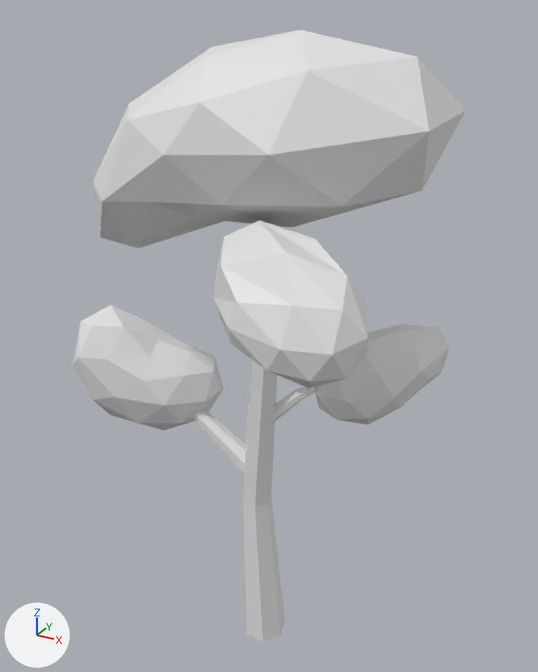
Two versions of the Blender file Assets/Meshes/Nature/tree_lowpolay_1.blend, one commit apart.
The view is the same before and after, from a camera (50 mm lens) standing at (19.7, -35.1, 40.0) and looking at (-0.7, 1.9, 21.5). Arrows for +X, +Y and +Z are at lower left; the lights stay in place.

Script lines for the objects in view, before the commit:
```python
me_circle_001 = bpy.data.meshes.new('Circle.001')
me_circle_001.from_pydata(...)  # 133 vertices, 107 faces; spans x -9.0..5.3, y -5.8..2.2, z 0.0..33.5
me_icosphere = bpy.data.meshes.new('Icosphere')
me_icosphere.from_pydata(...)  # 42 vertices, 80 faces; spans x -13.9..19.6, y -20.2..17.5, z -14.1..28.7
me_icosphere_001 = bpy.data.meshes.new('Icosphere.001')
me_icosphere_001.from_pydata(...)  # 42 vertices, 80 faces; spans x -6.3..9.5, y -6.5..12.0, z -5.2..7.6
me_icosphere_002 = bpy.data.meshes.new('Icosphere.002')
me_icosphere_002.from_pydata(...)  # 42 vertices, 80 faces; spans x -5.3..6.0, y -6.8..8.9, z -9.1..6.7
me_icosphere_003 = bpy.data.meshes.new('Icosphere.003')
me_icosphere_003.from_pydata(...)  # 42 vertices, 80 faces; spans x -8.0..10.7, y -13.1..7.4, z -8.2..8.9
ob_circle = bpy.data.objects.new('Circle', me_circle_001)
ob_circle.location = (0.0, 0.0, 0.0)
ob_icosphere = bpy.data.objects.new('Icosphere', me_icosphere)
ob_icosphere.location = (-9.49, 0.52, 16.61)
ob_icosphere.scale = (0.279, 0.189, 0.205)
ob_icosphere_001 = bpy.data.objects.new('Icosphere.001', me_icosphere_001)
ob_icosphere_001.location = (5.7, 3.83, 18.86)
ob_icosphere_001.rotation_euler = (0.0, 0.0, 0.605)  # degrees (0, 0, 35)
ob_icosphere_001.scale = (0.594, 0.354, 0.474)
ob_icosphere_002 = bpy.data.objects.new('Icosphere.002', me_icosphere_002)
ob_icosphere_002.location = (-1.46, -0.25, 34.17)
ob_icosphere_002.rotation_euler = (0.0444, -0.232, -0.0095)  # degrees (2.5, -13, -0.5)
ob_icosphere_002.scale = (1.81, 0.884, 0.633)
ob_icosphere_003 = bpy.data.objects.new('Icosphere.003', me_icosphere_003)
ob_icosphere_003.location = (5.54, -6.09, 27.4)
ob_icosphere_003.rotation_euler = (-4.271, -0.961, 2.555)  # degrees (-245, -55, 146)
ob_icosphere_003.scale = (0.476, 0.39, 0.336)
```
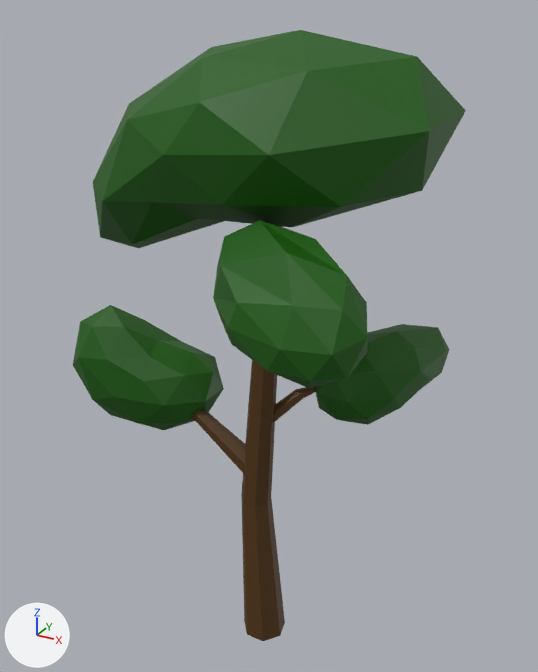
Where the change shows, as pixel boxes (x1, y1, x2, y2) in the pictures (538 x 672 px):
'Icosphere.002', recoloured (white to green)
    both: (93, 30, 466, 248)
'Icosphere.003', recoloured (white to green)
    both: (213, 221, 368, 388)
'Icosphere', recoloured (grey to green)
    both: (73, 305, 224, 430)
'Circle', recoloured (grey to brown)
    both: (192, 360, 316, 641)
'Icosphere.001', recoloured (grey to green)
    both: (316, 324, 450, 425)

The change, as a list of edits to the scene's bpy script:
```text
Add img_green_tree:
    img_green_tree = load_image('green-Tree', '../../Materials/green_tree_color.png', 1024, 1024, 'sRGB')
Add img_tree_brown:
    img_tree_brown = load_image('tree-brown', '../../Materials/brown_tree_color.png', 1024, 1024, 'sRGB')
Add mat_green_tree:
    mat_green_tree = principled_material('green-Tree')
    mat_green_tree.texture = img_green_tree
Add mat_tree_brown:
    mat_tree_brown = principled_material('tree-brown')
    mat_tree_brown.texture = img_tree_brown
Change me_icosphere_003:
    where me_icosphere_003.from_pydata(...)  # 42 vertices, 80 faces; spans x -8.0..10.7, y -13.1..7.4, z -8.2..8.9
    add me_icosphere_003.materials.append(mat_green_tree)  # picture img_green_tree
Change me_icosphere_002:
    where me_icosphere_002.from_pydata(...)  # 42 vertices, 80 faces; spans x -5.3..6.0, y -6.8..8.9, z -9.1..6.7
    add me_icosphere_002.materials.append(mat_green_tree)  # picture img_green_tree
Change me_icosphere_001:
    where me_icosphere_001.from_pydata(...)  # 42 vertices, 80 faces; spans x -6.3..9.5, y -6.5..12.0, z -5.2..7.6
    add me_icosphere_001.materials.append(mat_green_tree)  # picture img_green_tree
Change me_circle_001:
    where me_circle_001.from_pydata(...)  # 133 vertices, 107 faces; spans x -9.0..5.3, y -5.8..2.2, z 0.0..33.5
    add me_circle_001.materials.append(mat_tree_brown)  # picture img_tree_brown
Change me_icosphere:
    where me_icosphere.from_pydata(...)  # 42 vertices, 80 faces; spans x -13.9..19.6, y -20.2..17.5, z -14.1..28.7
    add me_icosphere.materials.append(mat_green_tree)  # picture img_green_tree
```
